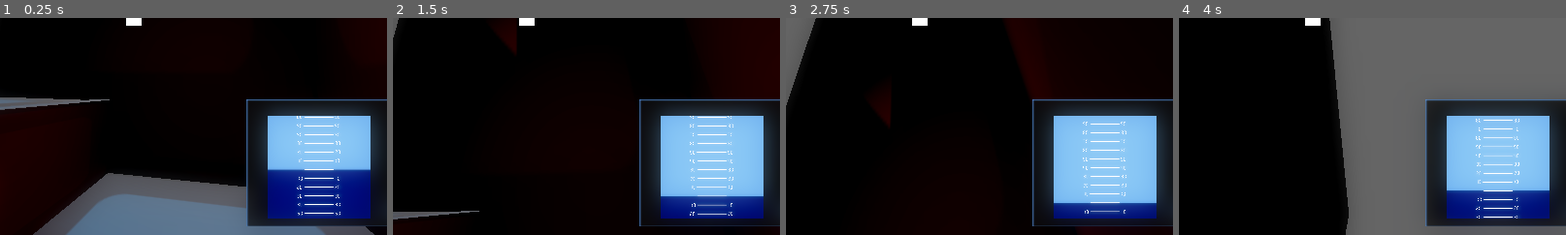
Above: before the commit, frames 1-4 (left to right).
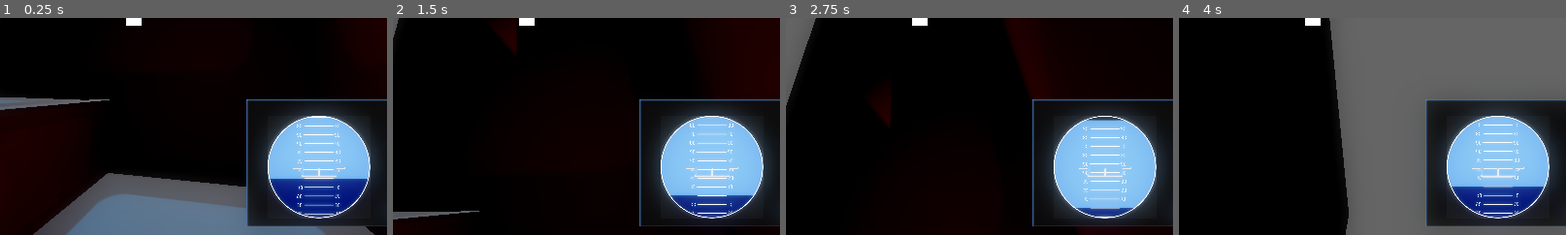
Above: after the commit, the same moments.

Repository: LitheFulminare/Abyssal-Cleaner
Game: Godot game, scene res://Prototyping/Test scene.tscn
The game is run twice, just before and just after one commit, with the same random seed, the same clock (stepped at 60 frames per second) and the same inputs. The engine's default icon, where the game draws it, is replaced by a stand-in: a white triangle on a blue panel in a dark square.
Inputs (mouse positions are % of the whole screen's width and height, from its top left):
- Up to frame 1 (0.25 s): no input
- Up to frame 2 (1.5 s): move the mouse to (72, 45) at 0.52 s; hold D (Right) 0.53-1.28 s; move the mouse to (30, 55) at 1.27 s; hold S (Backwards) from 1.28 s (still down)
- Up to frame 3 (2.75 s): move the mouse to (60, 28) at 2.02 s; release S (Backwards) at 2.03 s; hold D (Right) from 2.03 s (still down)
- Up to frame 4 (4 s): move the mouse to (45, 70) at 2.77 s; release D (Right) at 2.78 s; hold W (Forward) 2.78-3.53 s; move the mouse to (80, 65) at 3.52 s; hold A (Left) from 3.53 s (still down)
The pictures show only the part of the screen within x 33-83%, y 50-100%; the shares and areas given below are measured in that part.

The runs differ from the first frame. In frame 1, 5.6% of the frame differs, in the area x 68-98%, y 42-93%; in frame 2, 4.4%; in frame 3, 5.3%; in frame 4, 5.4%.

Commit message:
Artificial Horizon frame

Diff:
--- a/abyssal-cleaner-3d/Assets/Screens/Orientation/orientation_screen.tscn
+++ b/abyssal-cleaner-3d/Assets/Screens/Orientation/orientation_screen.tscn
@@ -16,6 +16,7 @@
 albedo_texture = SubResource("ViewportTexture_64byu")
 uv1_scale = Vector3(-1, 1, 1)
 disable_receive_shadows = true
+stencil_flags = 2
 
 [node name="Orientation Screen" type="Sprite3D" unique_id=578651837 node_paths=PackedStringArray("playerArrow", "artificial_horizon")]
 material_overlay = ExtResource("1_jc4yw")
@@ -37,7 +38,10 @@
 size = Vector3(1, 1, 0)
 
 [node name="SubViewport" type="SubViewport" parent="." unique_id=1957549300]
+disable_3d = true
 transparent_bg = true
+handle_input_locally = false
 size = Vector2i(700, 700)
+render_target_update_mode = 4
 
 [node name="Artificial Horizon" parent="SubViewport" unique_id=1693072257 instance=ExtResource("5_1rg3u")]
--- a/abyssal-cleaner-3d/Player/Artificial Horizon.tscn
+++ b/abyssal-cleaner-3d/Player/Artificial Horizon.tscn
@@ -2,6 +2,7 @@
 
 [ext_resource type="Script" uid="uid://np7wdvg0plvh" path="res://Player/artificial_horizon.gd" id="1_7wep3"]
 [ext_resource type="Texture2D" uid="uid://dio0npl07npxv" path="res://Assets/Screens/Artificial Horizon/AH Scrolling Texture.png" id="1_qvgv0"]
+[ext_resource type="Texture2D" uid="uid://f85hmpxfmnh4" path="res://Assets/Screens/Artificial Horizon/AH Frame.png" id="2_3s2vl"]
 
 [node name="Artificial Horizon" type="Control" unique_id=1693072257 node_paths=PackedStringArray("ah_texture")]
 layout_mode = 3
@@ -49,3 +50,19 @@
 scale = Vector2(0.5, 0.5)
 pivot_offset_ratio = Vector2(0.5, 0.5)
 texture = ExtResource("1_qvgv0")
+
+[node name="TextureRect" type="TextureRect" parent="." unique_id=1304170106]
+layout_mode = 1
+anchors_preset = 8
+anchor_left = 0.5
+anchor_top = 0.5
+anchor_right = 0.5
+anchor_bottom = 0.5
+offset_left = -350.0
+offset_top = -350.0
+offset_right = 350.0
+offset_bottom = 350.0
+grow_horizontal = 2
+grow_vertical = 2
+pivot_offset_ratio = Vector2(0.5, 0.5)
+texture = ExtResource("2_3s2vl")
--- a/abyssal-cleaner-3d/Player/submarine.tscn
+++ b/abyssal-cleaner-3d/Player/submarine.tscn
@@ -17,16 +17,3 @@
 [node name="SubmarineHud" parent="CanvasLayer" unique_id=310598664 instance=ExtResource("2_k4f85")]
 
 [node name="Camera3D" type="Camera3D" parent="." unique_id=1683836420]
-
-[node name="SubViewportContainer" type="SubViewportContainer" parent="." unique_id=689554613]
-anchors_preset = 8
-anchor_left = 0.5
-anchor_top = 0.5
-anchor_right = 0.5
-anchor_bottom = 0.5
-offset_left = -350.0
-offset_top = -350.0
-offset_right = 350.0
-offset_bottom = 350.0
-grow_horizontal = 2
-grow_vertical = 2
Binary file added: abyssal-cleaner-3d/Assets/Screens/Artificial Horizon/AH Frame.png
Not shown, added: abyssal-cleaner-3d/Assets/Screens/Artificial Horizon/AH Frame.png.import
